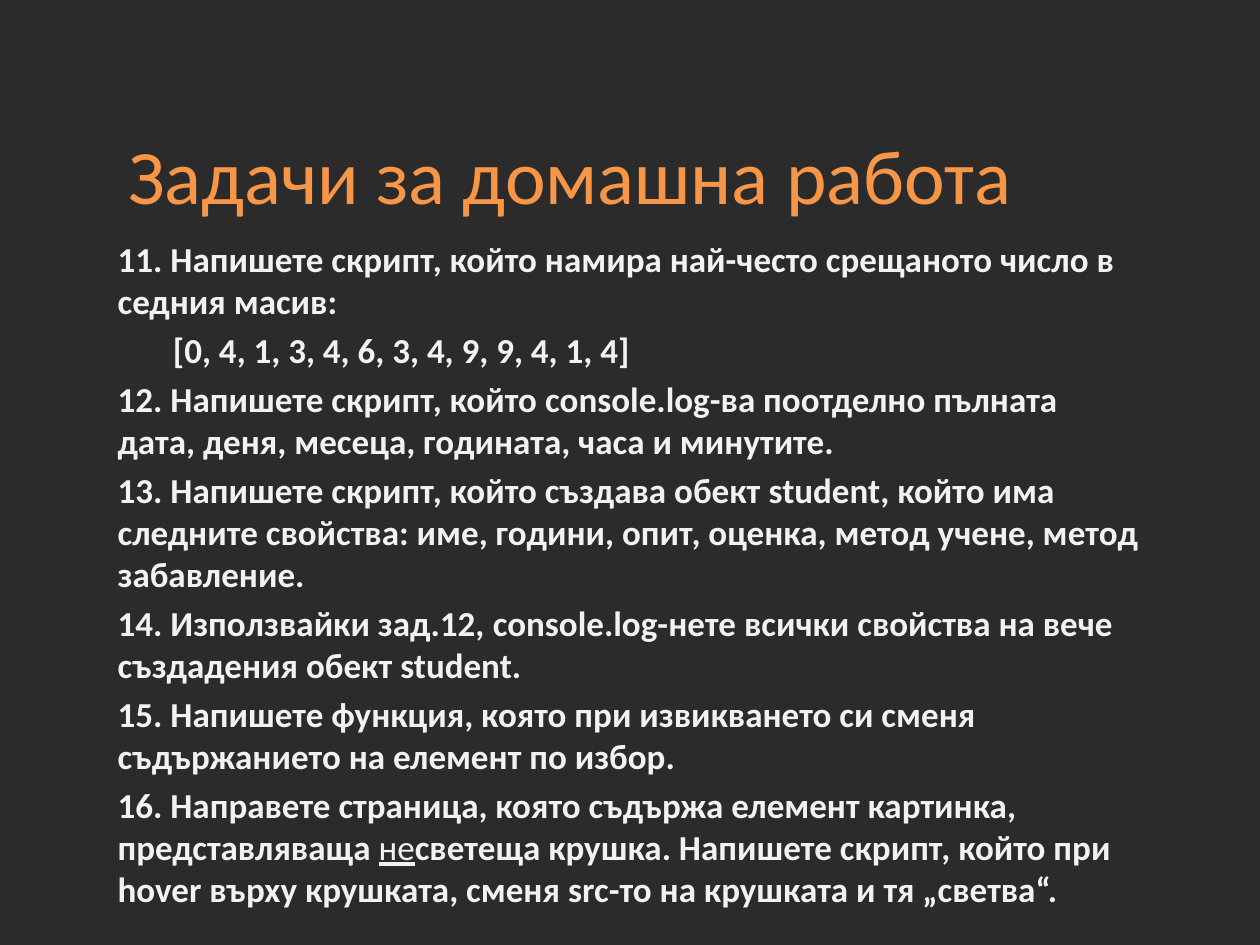
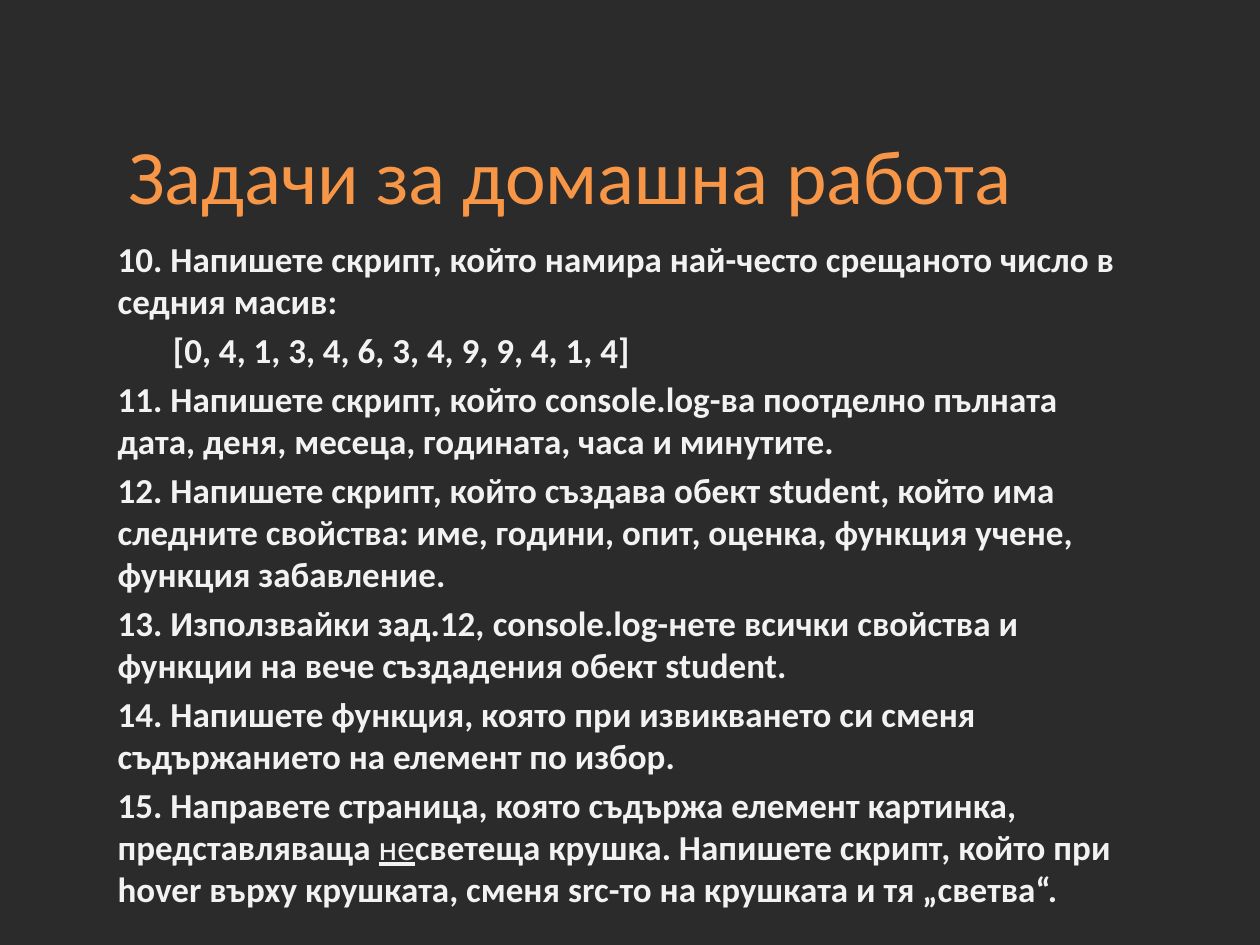
Before and after one commit to Academy-Soft-Intellect/Front-End-Course, a slide deck: slide 76 of 10-JavaScript-Basics.pptx. Drawn at 1260x945 pixels with LibreOffice and Linux fonts; fonts in the diff are those of the drawing; background and template pictures are left out; a plain dark background stands for a picture behind light text. Boxes give left, top, right and bottom in pixels: in the first picture for what was removed or moved away, otherwise in the second. Text is boxed around its words. In the diff, an @@ line names an element or a change of style, - is before the commit and + after.

```diff
--- a/10-JavaScript-Basics.pptx
+++ b/10-JavaScript-Basics.pptx
@@ text at (118, 248, 1114, 320): text changed @@
-11. Напишете скрипт, който намира най-често срещаното число в седния масив:
+10. Напишете скрипт, който намира най-често срещаното число в седния масив:
@@ text at (118, 387, 1110, 866): text changed @@
-12. Напишете скрипт, който console.log-ва поотделно пълната дата, деня, месеца, годината, часа и минутите.
-13. Напишете скрипт, който създава обект student, който има следните свойства: име, години, опит, оценка, метод учене, метод забавление.
-14. Използвайки зад.12, console.log-нете всички свойства на вече създадения обект student.
-15. Напишете функция, която при извикването си сменя съдържанието на елемент по избор.
-16. Направете страница, която съдържа елемент картинка, представляваща несветеща крушка. Напишете скрипт, който при hover върху крушката, сменя src-то на крушката и тя „светва“.
+11. Напишете скрипт, който console.log-ва поотделно пълната дата, деня, месеца, годината, часа и минутите.
+12. Напишете скрипт, който създава обект student, който има следните свойства: име, години, опит, оценка, функция учене, функция забавление.
+13. Използвайки зад.12, console.log-нете всички свойства и функции на вече създадения обект student.
+14. Напишете функция, която при извикването си сменя съдържанието на елемент по избор.
+15. Направете страница, която съдържа елемент картинка, представляваща несветеща крушка. Напишете скрипт, който при hover върху крушката, сменя src-то на крушката и тя „светва“.
```
Also in this commit, not shown: 6 other slides changed.
